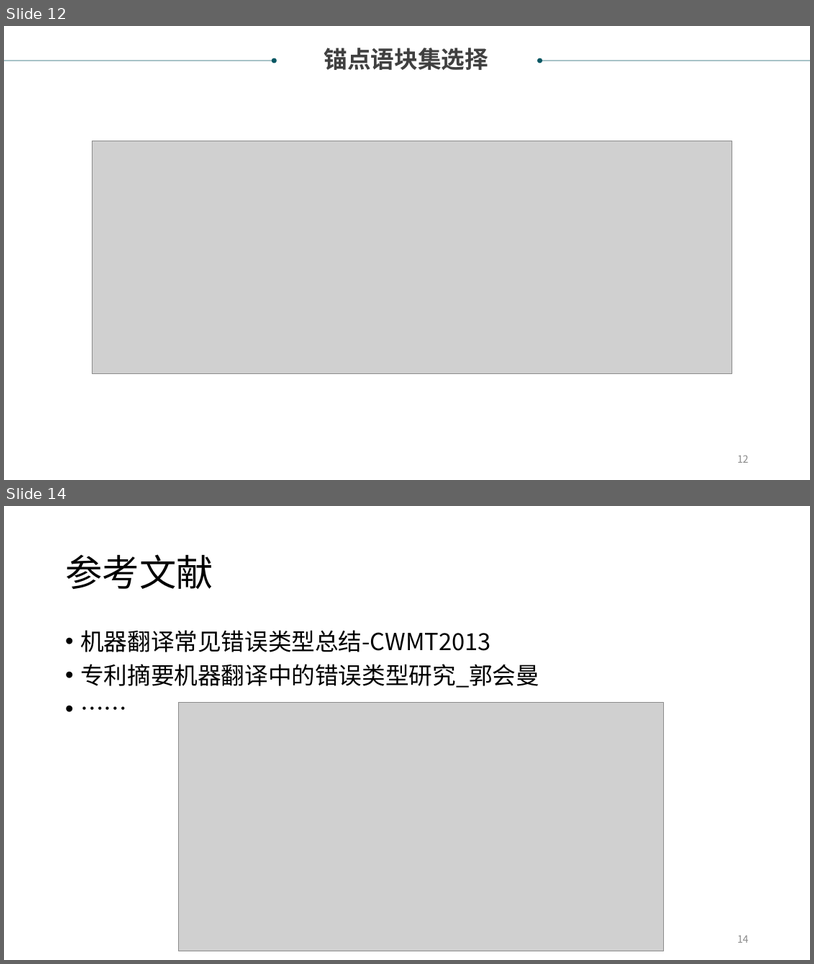
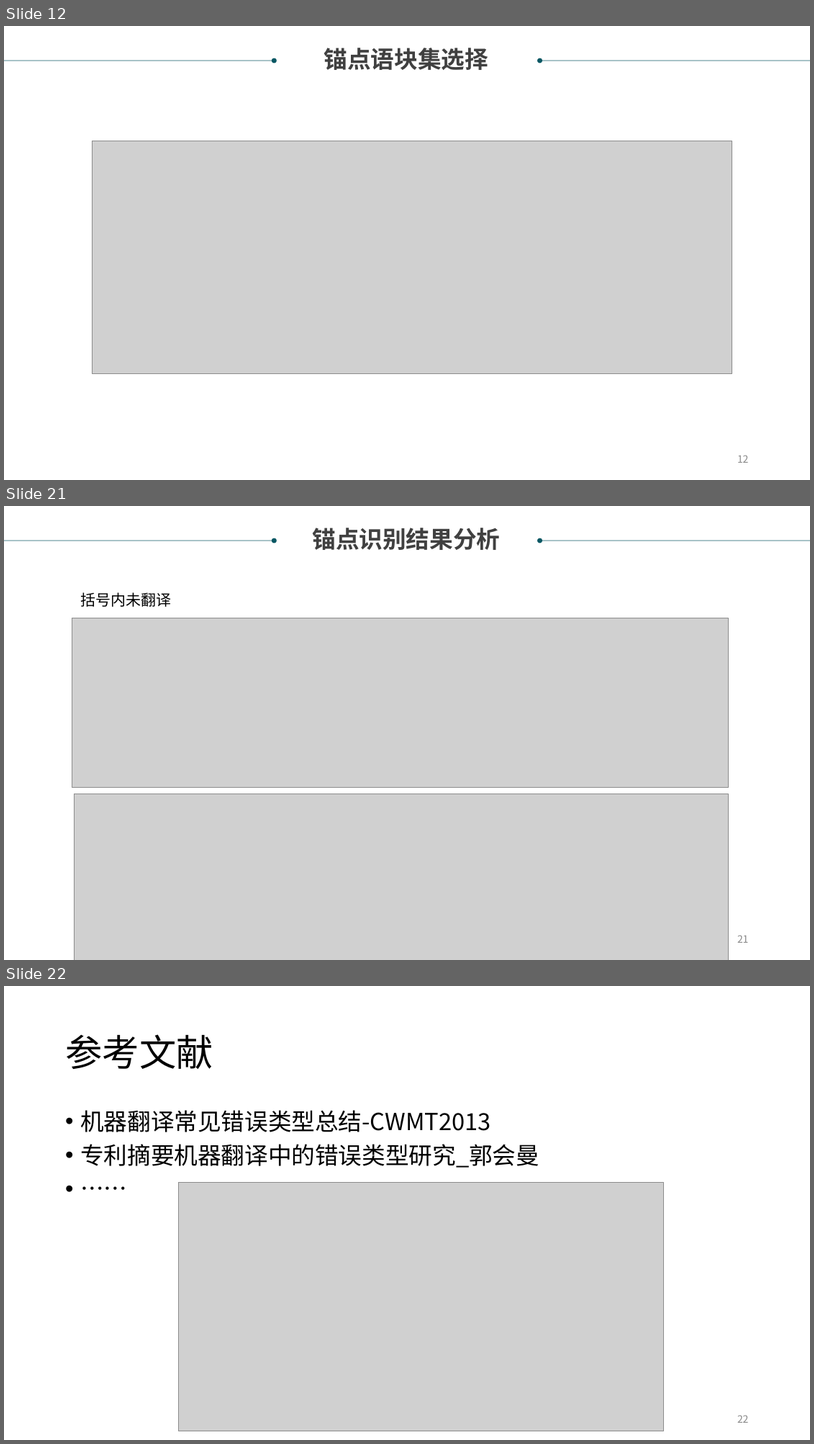
Before and after one commit to xiabo0816/PatTransErrorDetect, a slide deck: 翻译锚点识别项目.ppt. Shown one above the other, each under a label of ours: slides 12 and 14 before the commit, slides 12, 21 and 22 after it; the slides between them are not shown. The pictures are 814x964 and 814x1444 pixels, drawn with LibreOffice and Linux fonts; fonts in the diff are those of the drawing; grey boxes stand for pictures. Boxes give left, top, right and bottom in pixels: in the first picture for what was removed or moved away, otherwise in the second. Text is boxed around its words. In the diff, an @@ line names an element or a change of style, - is before the commit and + after.

```diff
--- a/翻译锚点识别项目.ppt
+++ b/翻译锚点识别项目.ppt
@@ slide 21 added at (4, 506, 810, 960), background #FFFFFF @@
@@ arrow added from (4, 541) to (274, 541), #095763 0.51 pt @@
@@ text added at (312, 528, 500, 550), 28 pt, text #404040, bold @@
+锚点识别结果分析
@@ arrow added from (810, 541) to (540, 541), #095763 0.51 pt @@
@@ text added at (81, 592, 172, 607), 18 pt, text #000000 @@
+括号内未翻译
@@ picture added at (72, 618, 728, 787) @@
@@ picture added at (74, 793, 728, 960) @@
@@ page number added at (738, 934, 748, 942), 12 pt, text #898989 @@
+21
@@ what was slide 14 is now slide 22 @@
@@ page number at (738, 1414, 748, 1422): text changed @@
-14
+22
```
Also in this commit, not shown: 1 slide changed, 8 other slides added, 1 slide removed, 4 other files.
